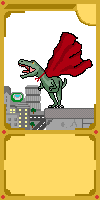
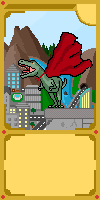
Comparing the layer stacks of the two w=100, h=200 images. Changes:
painted on "Capa de pintura 1" over [4, 11, 96, 128]
